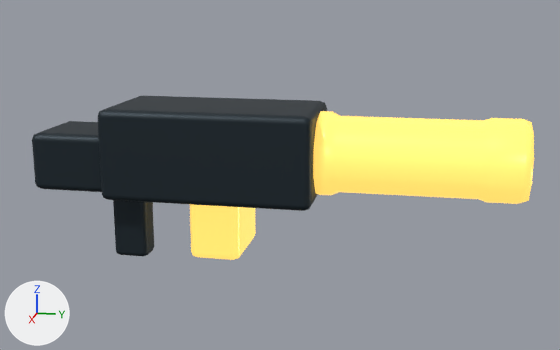
A saved change to the glTF model godot/source_operators/generated/world_weapons/weapon-7.glb.
The view is the same before and after, from a 50 mm lens placed at (1.804, 0.774, 0.394), pointed at (-0.023, 0.408, -0.063). Every picture has the same lights, and +X, +Y and +Z are marked at lower left. The picture after the commit comes second. Where no turn or scale is listed for an object, it has been applied to the vertices. Vertices at exactly the same position are counted once.

The scene before the commit, as lines of its bpy script (objects in view):
```python
me_mesh_0 = bpy.data.meshes.new('Mesh_0')
me_mesh_0.from_pydata(...)  # 168 vertices, 324 faces; spans x -0.135..0.135, y -0.19..0.51, z -0.285..0.11
me_mesh_0.materials.append(mat_worldmaterial0)  # dark blue #222f37
me_mesh_1 = bpy.data.meshes.new('Mesh_1')
me_mesh_1.from_pydata(...)  # 155 vertices, 288 faces; spans x -0.17..0.097, y 0.185..0.99, z -0.28..0.102
me_mesh_1.materials.append(mat_worldmaterial1)  # orange #ffd166, glowing orange #ffd166
ob_worldbatch0 = bpy.data.objects.new('WorldBatch0', me_mesh_0)
ob_worldbatch0.location = (0.0, 0.0, 0.0)
ob_worldbatch1 = bpy.data.objects.new('WorldBatch1', me_mesh_1)
ob_worldbatch1.location = (0.0, 0.0, 0.0)
```
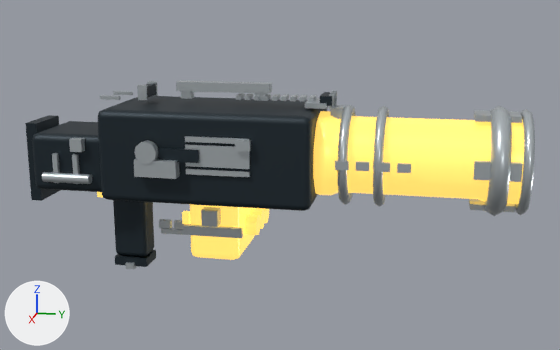
Boxes [x1, y1, x2, y2] around the edits, measured in the pictures (560 x 350 px):
'WorldBatch0', reshaped (14% taller)
    before: [32, 96, 327, 256]
    after: [25, 84, 332, 267]
'WorldBatch1', reshaped (24% wider)
    before: [190, 111, 534, 260]
    after: [97, 111, 524, 260]
'WorldBatch2', added
    after: [42, 81, 535, 269]
part 1 of me_mesh_0, added
    after: [320, 92, 332, 106]
part 2 of me_mesh_0, added
    after: [146, 84, 156, 98]
part 3 of me_mesh_0, added
    after: [25, 115, 60, 201]
part 4 of me_mesh_0, added
    after: [115, 250, 156, 267]
part 5 of me_mesh_1, added
    after: [182, 211, 190, 224]
part 6 of me_mesh_1, added
    after: [245, 208, 269, 235]

The change, as a list of edits to the scene's bpy script:
```text
Add mat_worldmaterial2:
    mat_worldmaterial2 = principled_material('WorldMaterial2')
    mat_worldmaterial2.base_color = (0.565, 0.617, 0.644)  # light grey #c6ced2
    mat_worldmaterial2.metallic = 0.68
    mat_worldmaterial2.roughness = 0.32
Change me_mesh_0:
    used by ob_worldbatch0; location = (0.0, 0.0, 0.0)
    remove me_mesh_0.from_pydata(...)  # 168 vertices, 324 faces; spans x -0.135..0.135, y -0.19..0.51, z -0.285..0.11
    add me_mesh_0.from_pydata(...)  # 208 vertices, 384 faces; spans x -0.135..0.148, y -0.219..0.541, z -0.307..0.153
    me_mesh_0 part 1: a new loose piece, a box spanning x -0.035..0.035, y 0.513..0.541, z 0.121..0.143, in mat_worldmaterial0 (dark blue #222f37)
    me_mesh_0 part 2: a new loose piece, a box spanning x -0.031..0.031, y 0.072..0.092, z 0.127..0.153, in mat_worldmaterial0 (dark blue #222f37)
    me_mesh_0 part 3: a new loose piece, a box spanning x -0.06..0.06, y -0.219..-0.191, z -0.139..0.059, in mat_worldmaterial0 (dark blue #222f37)
    me_mesh_0 part 4: a new loose piece, a box spanning x -0.035..0.035, y -0.013..0.073, z -0.307..-0.285, in mat_worldmaterial0 (dark blue #222f37)
    other edits to the shape of me_mesh_0 do not show in these pictures
Change me_mesh_1:
    used by ob_worldbatch1; location = (0.0, 0.0, 0.0)
    remove me_mesh_1.from_pydata(...)  # 155 vertices, 288 faces; spans x -0.17..0.097, y 0.185..0.99, z -0.28..0.102
    add me_mesh_1.from_pydata(...)  # 269 vertices, 492 faces; spans x -0.196..0.097, y -0.06..0.99, z -0.28..0.102
    me_mesh_1 part 5: a new loose piece, a box spanning x -0.008..0.008, y 0.163..0.181, z -0.195..-0.165, in mat_worldmaterial1 (orange #ffd166, glowing orange #ffd166)
    me_mesh_1 part 6: a new loose piece of 74 vertices spanning x -0.166..-0.01, y 0.32..0.35, z -0.226..-0.174, in mat_worldmaterial1 (orange #ffd166, glowing orange #ffd166)
    other edits to the shape of me_mesh_1 do not show in these pictures
Add me_mesh_2:
    me_mesh_2.from_pydata(...)  # 862 vertices, 1448 faces; spans x -0.181..0.165, y -0.15..0.988, z -0.314..0.165
    me_mesh_2.materials.append(mat_worldmaterial2)  # light grey #c6ced2
Add ob_worldbatch2:
    ob_worldbatch2 = bpy.data.objects.new('WorldBatch2', me_mesh_2)
    ob_worldbatch2.location = (0.0, 0.0, 0.0)
```
